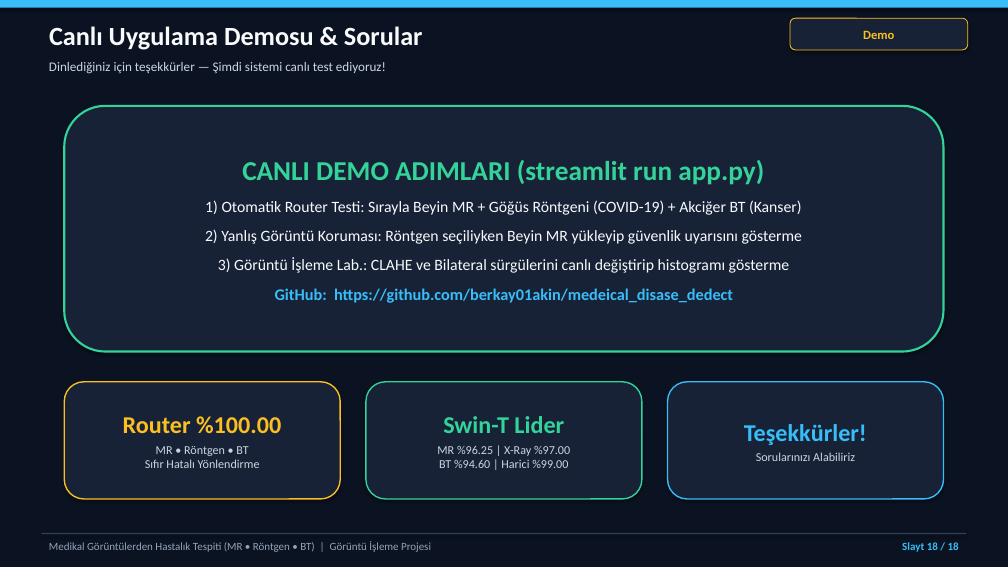
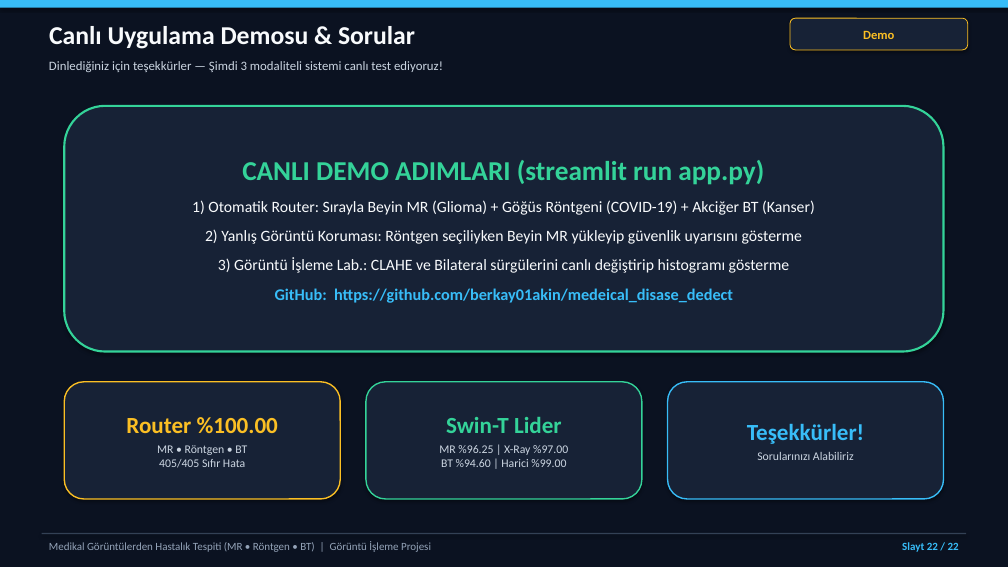
Before and after one commit to berkay01akin/medeical_disase_dedect, a slide deck: slide 22 of docs/Sunum_Medikal_Goruntu_Tespiti.pptx (slide 18 before the commit). Drawn at 1008x567 pixels with LibreOffice and Linux fonts; fonts in the diff are those of the drawing. Boxes give left, top, right and bottom in pixels: in the first picture for what was removed or moved away, otherwise in the second. Text is boxed around its words. In the diff, an @@ line names an element or a change of style, - is before the commit and + after.

```diff
--- a/docs/Sunum_Medikal_Goruntu_Tespiti.pptx
+++ b/docs/Sunum_Medikal_Goruntu_Tespiti.pptx
@@ text "Canlı Uygulama Demosu & Sorular" at bbox=[49, 26, 415, 49]: size 25 to 24.5 pt @@
@@ text at bbox=[49, 61, 443, 72]: text changed; size 12.5 to 12.2 pt @@
-Dinlediğiniz için teşekkürler — Şimdi sistemi canlı test ediyoruz!
+Dinlediğiniz için teşekkürler — Şimdi 3 modaliteli sistemi canlı test ediyoruz!
@@ text in rounded rectangle at bbox=[192, 200, 815, 215]: text changed @@
-1) Otomatik Router Testi: Sırayla Beyin MR + Göğüs Röntgeni (COVID-19) + Akciğer BT (Kanser)
+1) Otomatik Router: Sırayla Beyin MR (Glioma) + Göğüs Röntgeni (COVID-19) + Akciğer BT (Kanser)
@@ rounded rectangle "Swin-T Lider" at bbox=[366, 382, 642, 499]: size 23 to 22 pt in "Swin-T Lider"; size 11.5 to 11.2 pt in "MR %96.25 | X-Ray %97.00 BT %94.60 ..." @@
@@ rounded rectangle "Teşekkürler!" at bbox=[668, 382, 944, 499]: size 23 to 22 pt in "Teşekkürler!"; size 11.5 to 11.2 pt in "Sorularınızı Alabiliriz" @@
@@ text in rounded rectangle at bbox=[126, 417, 278, 433]: size 23 to 22 pt in "Router %100.00" @@
@@ text in rounded rectangle at bbox=[157, 445, 247, 468]: text changed; size 11.5 to 11.2 pt @@
-MR • Röntgen • BT
-Sıfır Hatalı Yönlendirme
+MR • Röntgen • BT
+405/405 Sıfır Hata
@@ text at bbox=[902, 542, 959, 552]: text changed @@
-Slayt 18 / 18
+Slayt 22 / 22
```
Also in this commit, not shown: 15 other slides changed, 6 slides added, 2 slides removed, 6 other files.
